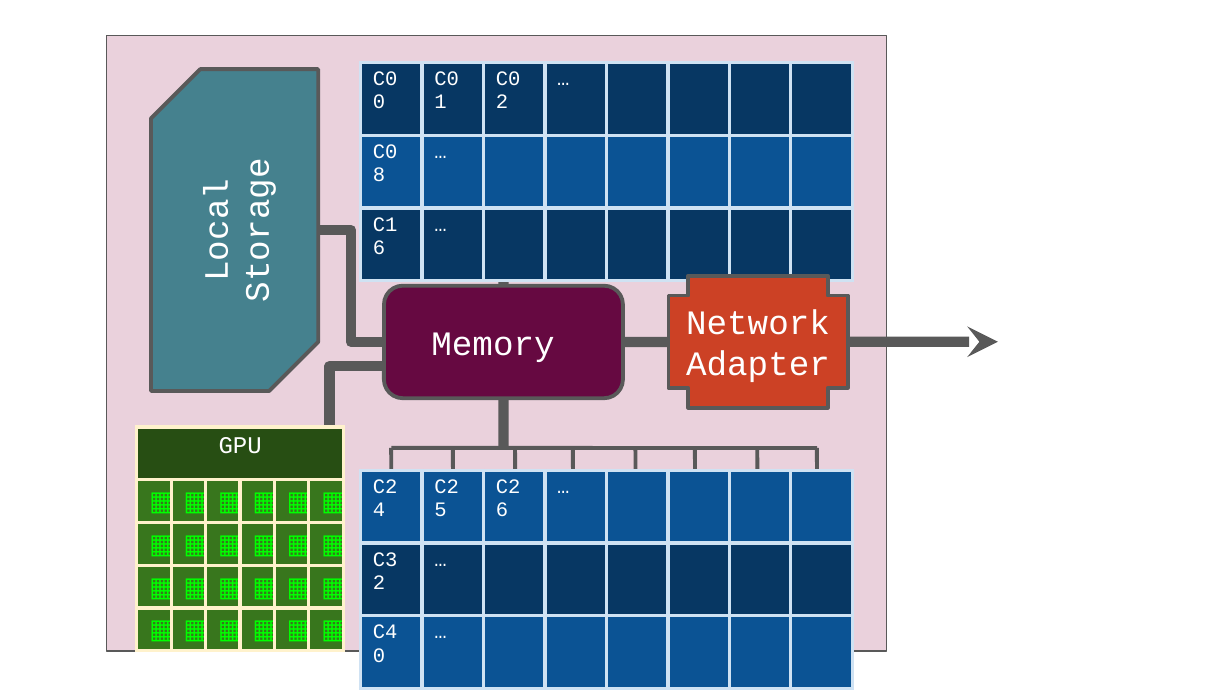
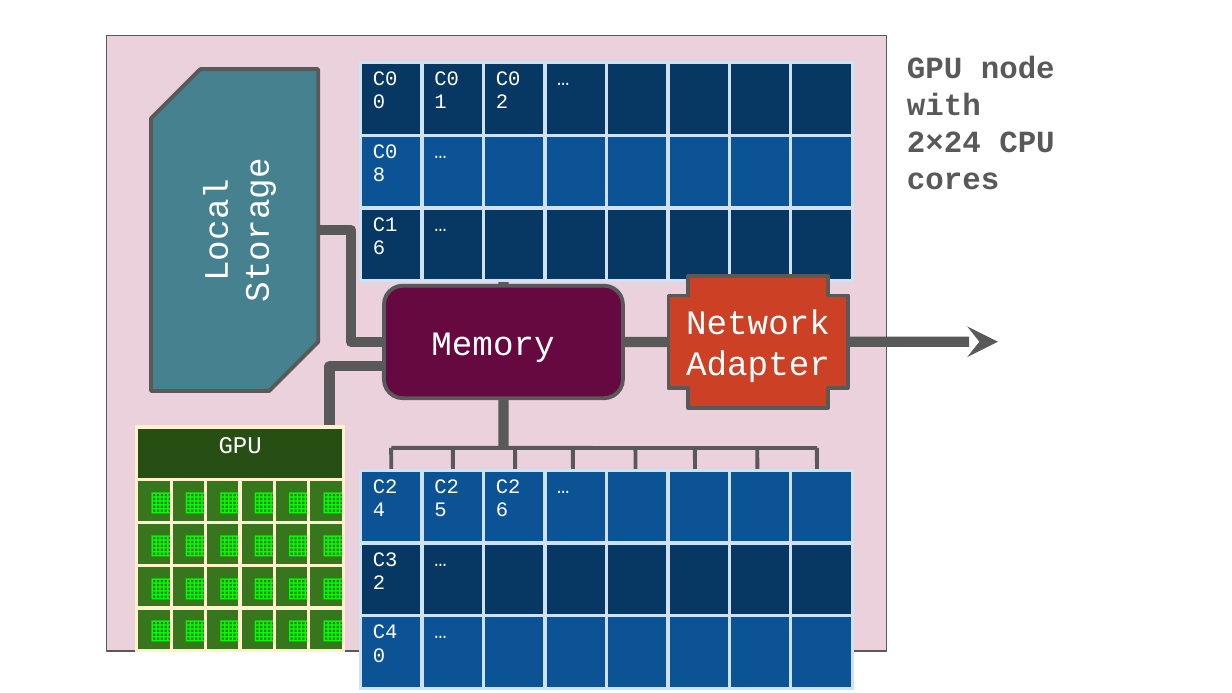
Before and after one commit to UPPMAX/NAISS_Slurm, a slide deck: slide 2 of docs/images/image_sources/corelayout.odp. Drawn at 1232x693 pixels with LibreOffice and Linux fonts; fonts in the diff are those of the drawing. Boxes give left, top, right and bottom in pixels: in the first picture for what was removed or moved away, otherwise in the second. Text is boxed around its words. In the diff, an @@ line names an element or a change of style, - is before the commit and + after.

```diff
--- a/docs/images/image_sources/corelayout.odp
+++ b/docs/images/image_sources/corelayout.odp
@@ text added at (907, 56, 1055, 190), 18 pt, text #595959, bold @@
+GPU node with 2×24 CPU cores
```
Also in this commit, not shown: 2 other slides changed, 1 slide added, 1 slide removed.
